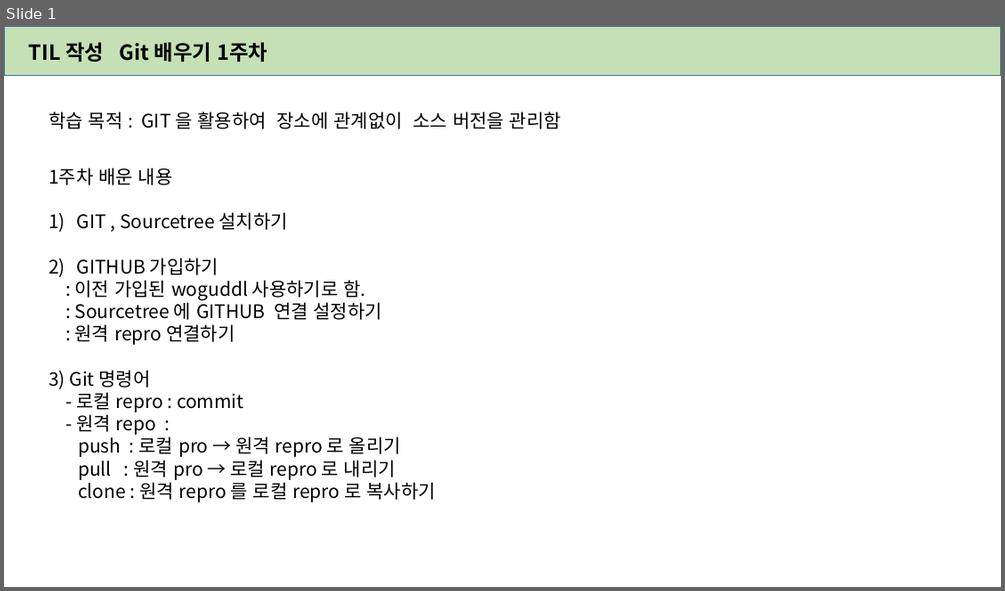
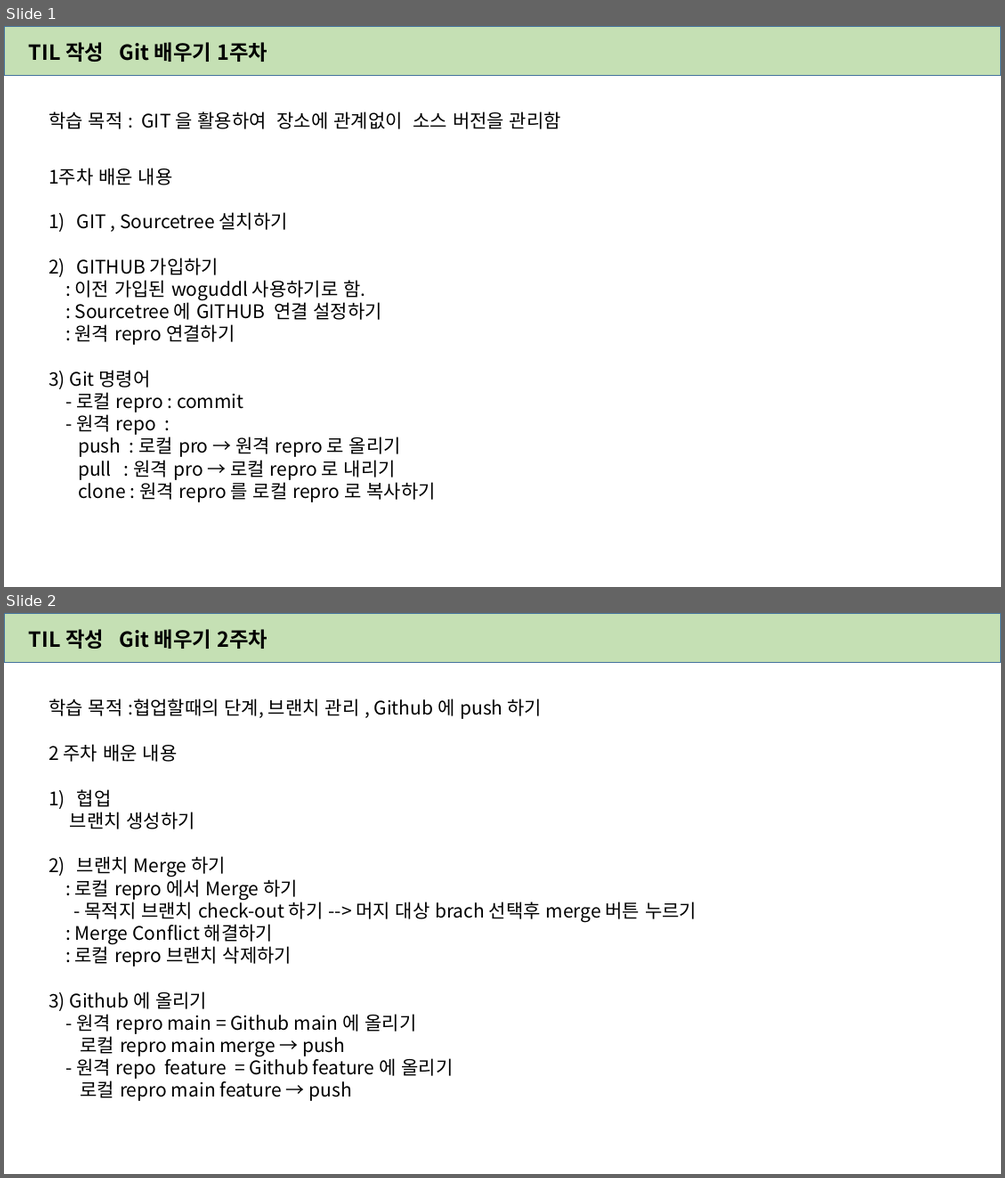
Before and after one commit to wogusdl/TIL, a slide deck: TIL.pptx. Shown one above the other, each under a label of ours: slide 1 before the commit, slides 1 and 2 after it. The pictures are 1005x591 and 1005x1178 pixels, drawn with LibreOffice and Linux fonts; fonts in the diff are those of the drawing. Boxes give left, top, right and bottom in pixels: in the first picture for what was removed or moved away, otherwise in the second. Text is boxed around its words. In the diff, an @@ line names an element or a change of style, - is before the commit and + after.

Commit message:
TIL 2 주차 작성 20211230

```diff
--- a/TIL.pptx
+++ b/TIL.pptx
@@ slide 2 added at (4, 613, 1001, 1174), background #FFFFFF @@
@@ rectangle added at (4, 613, 1001, 662), fill #C5E0B4, outline #43739E 1 pt @@
@@ text added at (29, 629, 104, 649), 20 pt, text #000000, bold @@
+TIL 작성
@@ text added at (120, 629, 268, 649), 20 pt, text #000000, bold @@
+Git 배우기 2주차
@@ text added at (48, 698, 542, 719), 18 pt, text #000000 @@
+학습 목적 :협업할때의 단계, 브랜치 관리 , Github 에 push 하기
@@ text added at (48, 744, 696, 1101), 18 pt, text #000000 @@
+2 주차 배운 내용
+1) 협업
+브랜치 생성하기
+2) 브랜치 Merge 하기
+: 로컬 repro 에서 Merge 하기
+- 목적지 브랜치 check-out 하기 --> 머지 대상 brach 선택후 merge 버튼 누르기
+: Merge Conflict 해결하기
+: 로컬 repro 브랜치 삭제하기
+3) Github 에 올리기
+- 원격 repro main = Github main 에 올리기
+로컬 repro main merge → push
+- 원격 repo feature = Github feature 에 올리기
+로컬 repro main feature → push
```
